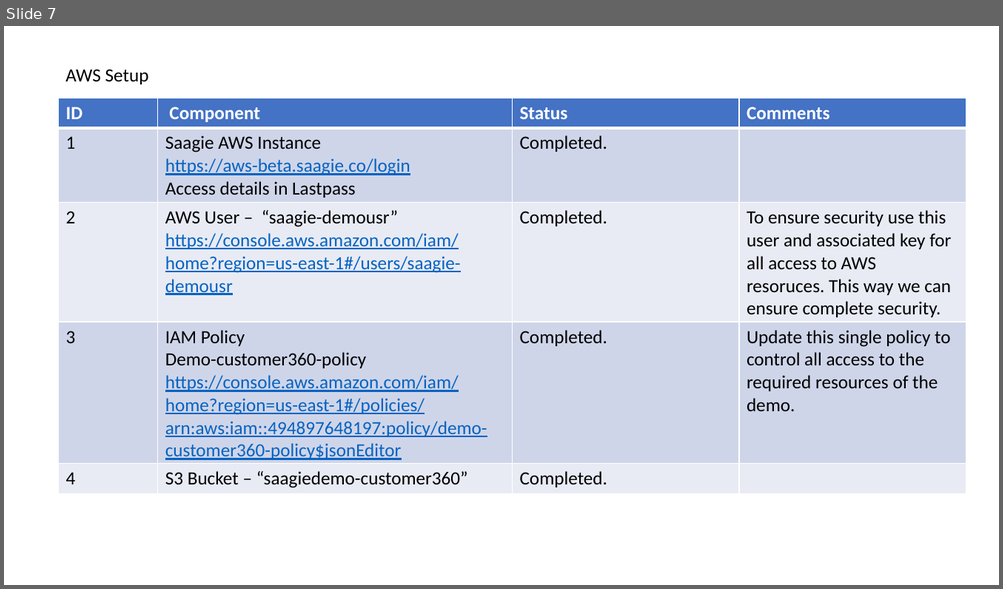
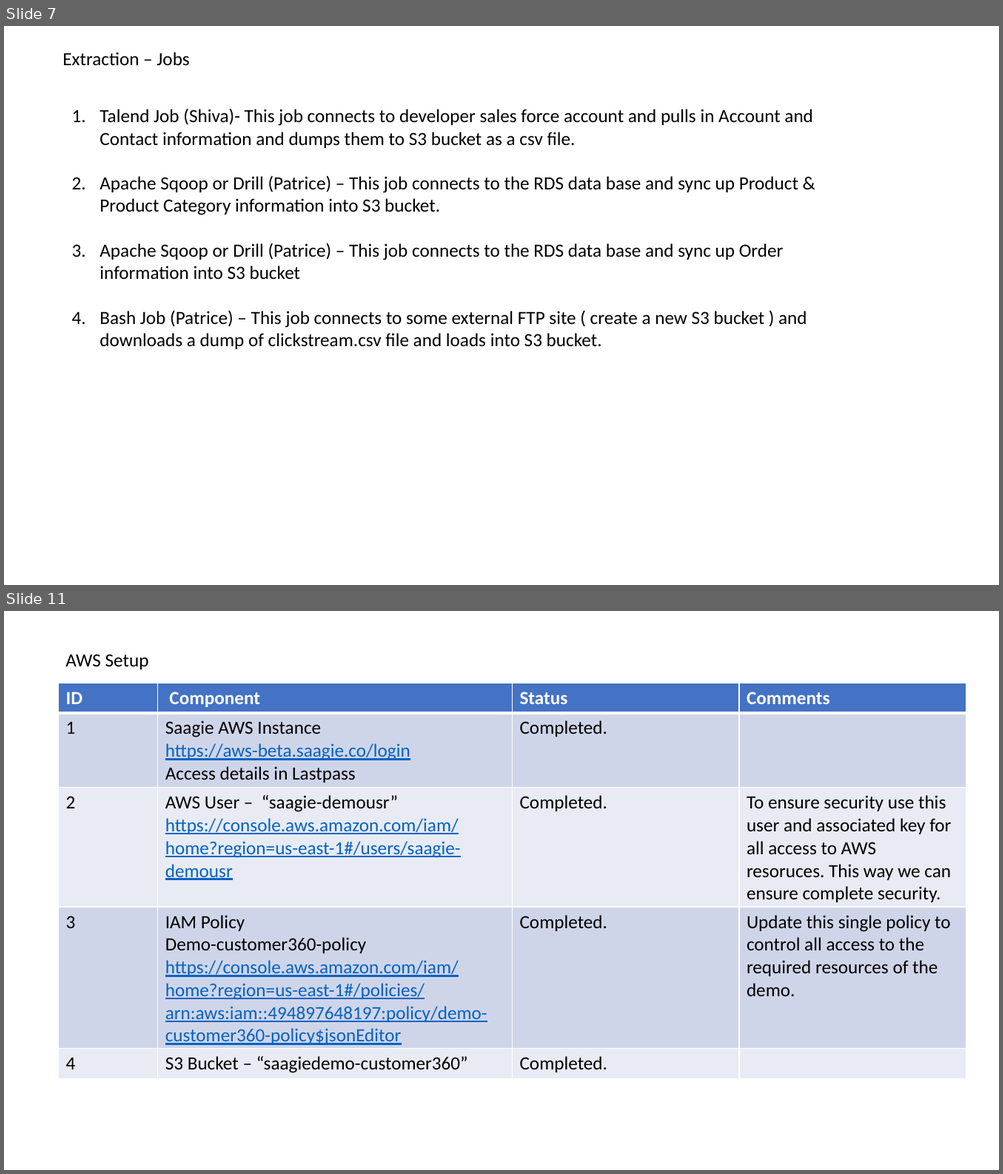
Before and after one commit to saagie/demo-customer360, a slide deck: Customer360.pptx. Shown one above the other, each under a label of ours: slide 7 before the commit, slides 7 and 11 after it; the slides between them are not shown. The pictures are 1003x589 and 1003x1174 pixels, drawn with LibreOffice and Linux fonts; fonts in the diff are those of the drawing. Boxes give left, top, right and bottom in pixels: in the first picture for what was removed or moved away, otherwise in the second. Text is boxed around its words. In the diff, an @@ line names an element or a change of style, - is before the commit and + after.

```diff
--- a/Customer360.pptx
+++ b/Customer360.pptx
@@ slide 7 added at (4, 26, 999, 585), background #FFFFFF @@
@@ text added at (62, 52, 189, 66), 18 pt, text #000000 @@
+Extraction – Jobs
@@ text added at (99, 108, 813, 349), 18 pt, text #000000 @@
+1. Talend Job (Shiva)- This job connects to developer sales force account and pulls in Account and Contact information and dumps them to S3 bucket as a csv file.
+2. Apache Sqoop or Drill (Patrice) – This job connects to the RDS data base and sync up Product & Product Category information into S3 bucket.
+3. Apache Sqoop or Drill (Patrice) – This job connects to the RDS data base and sync up Order information into S3 bucket
+4. Bash Job (Patrice) – This job connects to some external FTP site ( create a new S3 bucket ) and downloads a dump of clickstream.csv file and loads into S3 bucket.
@@ what was slide 7 is now slide 11 @@
```
Also in this commit, not shown: 3 other slides added.
